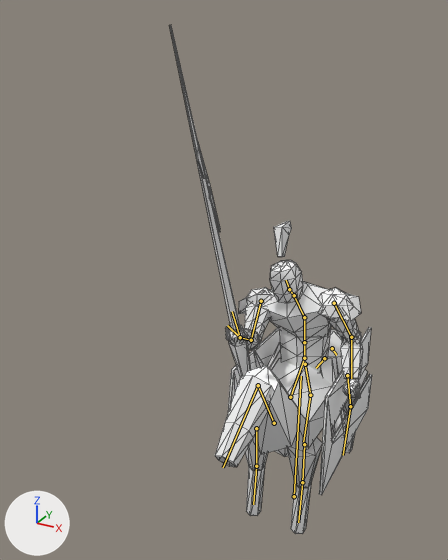
An edit to the glTF model client/public/assets/models/lancer.glb, drawn before and after from the same camera.
Camera for both pictures: a camera (50 mm lens) standing at (1.49, -3.99, 3.91) and looking at (-0.34, -0.66, 2.25). The lights are fixed; the arrows at lower left show +X, +Y and +Z. The first picture is the older version. Both versions are drawn at frame 11 of the action 'attack'; the numbers are the values there. The bones that change, and the others that lie on the model, are drawn over the model as lines. Mesh edges are drawn as thin lines.

In view in the first picture: 'lancer'.
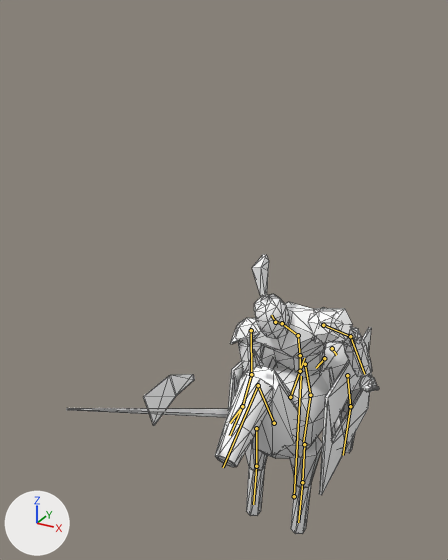
What the commit changed:
Bone 'hips' (bone_hips) moves from (0.0, 0.0, 0.0) to (0.0, -0.066, 0.088).
Bone 'hips' (bone_hips) turns from (0, 0, 0) to (0, 7, 0) degrees about its own x, y and z.
Bone 'spine' (bone_spine) turns from (0, 0, 0) to (13, 0, 0) degrees about its own x, y and z.
Bone 'chest' (bone_chest) turns from (13, 0, 13) to (19, 0, 20) degrees about its own x, y and z.
Bone 'head' (bone_head) turns from (0, 0, 0) to (-6, 0, -7) degrees about its own x, y and z.
Bone 'upper_arm.L' (bone_upper_arm_l) turns from (12, 0, 12) to (22, 0, 12) degrees about its own x, y and z.
Bone 'upper_arm.R' (bone_upper_arm_r) turns from (-64, 0, 7) to (-36, 0, 11) degrees about its own x, y and z.
Bone 'forearm.R' (bone_forearm_r) turns from (-12, 0, 0) to (-6, 0, 0) degrees about its own x, y and z.

What differs and where, as boxes (x1, y1, x2, y2) in the pictures (448 x 560 px):
'lancer', posed (54% wider, 45% shorter): before (169, 25, 372, 534); after (66, 254, 379, 534)
bone 'hips', root to tip: before (304, 358) to (304, 342); after (300, 371) to (300, 355)
bone 'spine', root to tip: before (304, 342) to (304, 317); after (300, 355) to (298, 335)
bone 'chest', root to tip: before (304, 317) to (294, 295); after (298, 335) to (282, 323)
bone 'head', root to tip: before (289, 289) to (286, 280); after (275, 322) to (271, 315)
bone 'upper_arm.L', root to tip: before (334, 303) to (351, 337); after (323, 325) to (350, 336)
bone 'upper_arm.R', root to tip: before (261, 301) to (251, 340); after (251, 330) to (251, 374)
bone 'forearm.R', root to tip: before (251, 340) to (240, 337); after (251, 374) to (242, 406)
